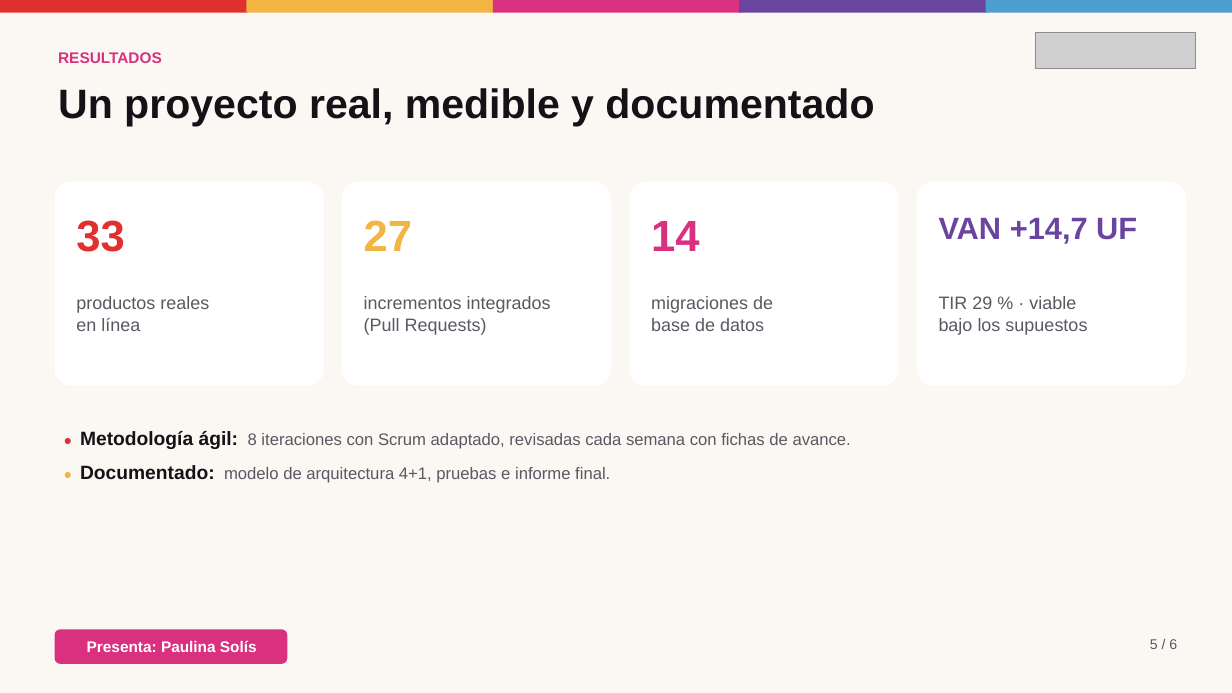
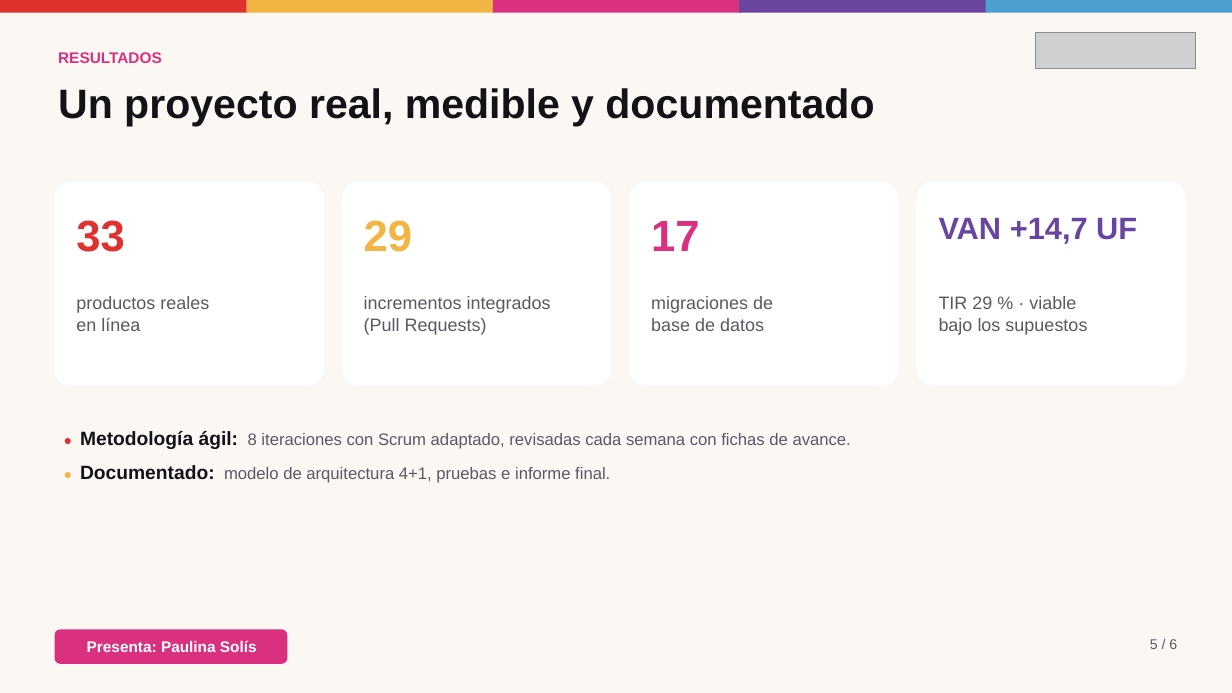
Before and after one commit to Gutixd/2026_2_MA_CAPSOTONE_003D_GRUPO_08, a slide deck: slide 5 of Fase 3/Evidencias Grupales/Presentacion Fase 3 - Minerva (2 min).pptx. Drawn at 1232x693 pixels with LibreOffice and Linux fonts; fonts in the diff are those of the drawing; grey boxes stand for pictures. Boxes give left, top, right and bottom in pixels: in the first picture for what was removed or moved away, otherwise in the second. Text is boxed around its words. In the diff, an @@ line names an element or a change of style, - is before the commit and + after.

```diff
--- a/Fase 3/Evidencias Grupales/Presentacion Fase 3 - Minerva (2 min).pptx
+++ b/Fase 3/Evidencias Grupales/Presentacion Fase 3 - Minerva (2 min).pptx
@@ text at bbox=[364, 220, 412, 252]: text changed @@
-27
+29
@@ text at bbox=[651, 221, 699, 251]: text changed @@
-14
+17
```
Also in this commit, not shown: 2 other slides changed.
